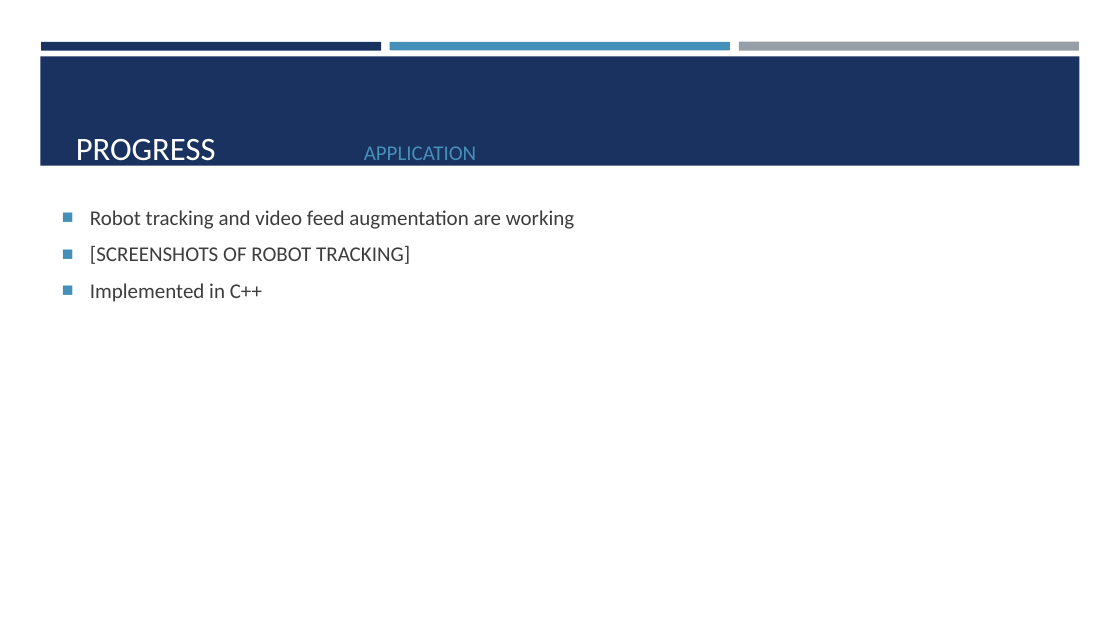
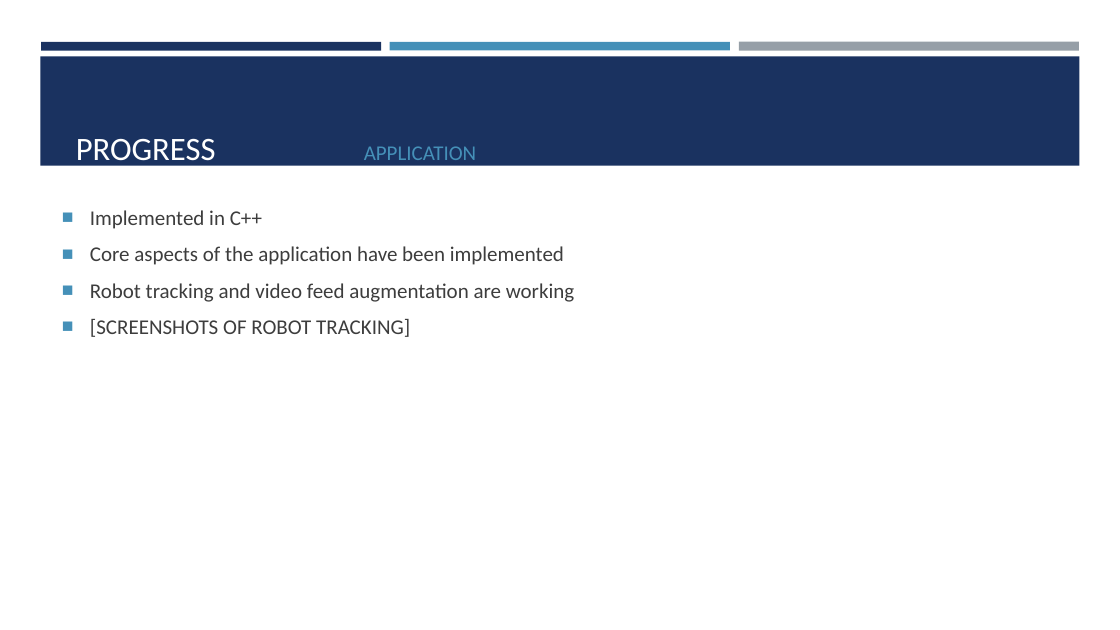
Before and after one commit to ajewers/SwarmDebug, a slide deck: slide 11 of Presentation/Project Presentation.pptx. Drawn at 1120x630 pixels with LibreOffice and Linux fonts; fonts in the diff are those of the drawing. Boxes give left, top, right and bottom in pixels: in the first picture for what was removed or moved away, otherwise in the second. Text is boxed around its words. In the diff, an @@ line names an element or a change of style, - is before the commit and + after.

```diff
--- a/Presentation/Project Presentation.pptx
+++ b/Presentation/Project Presentation.pptx
@@ text at (x1=90, y1=210, x2=564, y2=265): paragraphs added @@
+■ Implemented in C++
+■ Core aspects of the application have been implemented
@@ text at (x1=90, y1=283, x2=262, y2=302): paragraph removed @@
-■ Implemented in C++
```
Also in this commit, not shown: 5 other slides changed, 1 other file.
